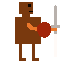
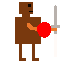
Comparing the layer stacks of the two 64px x 64px images. Changes:
painted on "Background" over (x1=37, y1=22, x2=51, y2=38)
